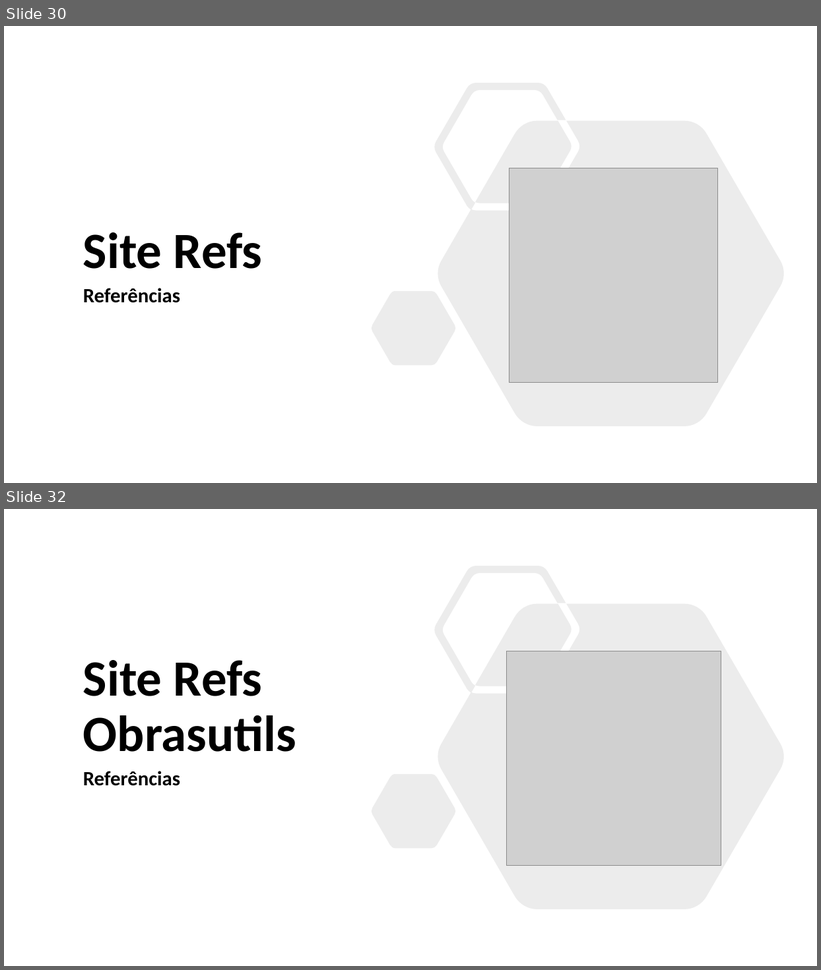
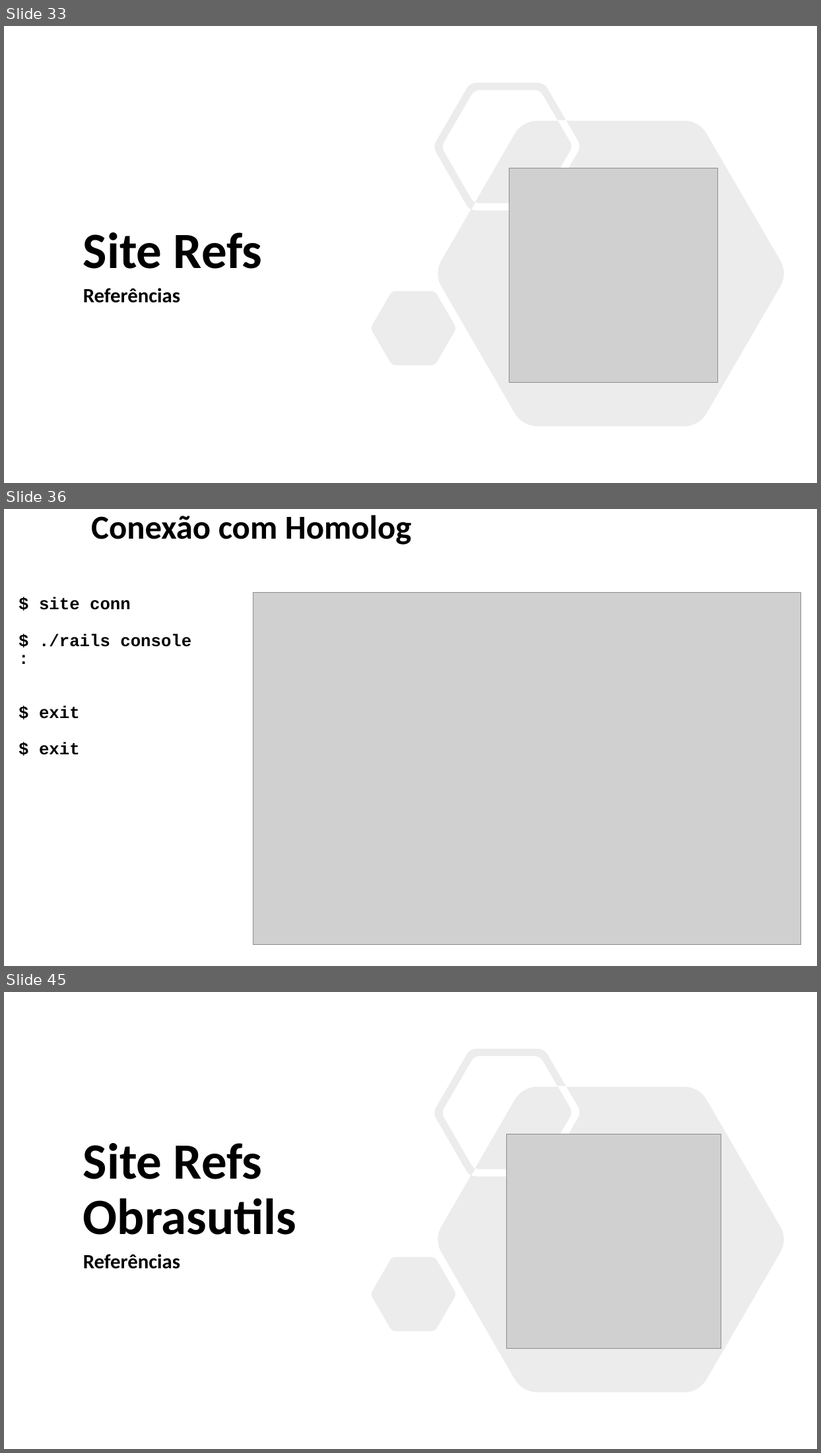
Before and after one commit to enogrob/research-obras-devtools, a slide deck: obras/obras-devtools.pptx. Shown one above the other, each under a label of ours: slides 30 and 32 before the commit, slides 33, 36 and 45 after it; the slides between them are not shown. The pictures are 821x970 and 821x1453 pixels, drawn with LibreOffice and Linux fonts; fonts in the diff are those of the drawing; grey boxes stand for pictures; background and template pictures are left out. Boxes give left, top, right and bottom in pixels: in the first picture for what was removed or moved away, otherwise in the second. Text is boxed around its words. In the diff, an @@ line names an element or a change of style, - is before the commit and + after.

```diff
--- a/obras/obras-devtools.pptx
+++ b/obras/obras-devtools.pptx
@@ slide 36 added at <box>4,509,817,966</box>, background #FFFFFF @@
@@ title added at <box>91,515,412,545</box>, 39.6 pt, text #000000, bold @@
+Conexão com Homolog
@@ text added at <box>39,597,191,755</box>, 20 pt, text #000000, bold @@
+$ site conn
+$ ./rails console
+:
+$ exit
+$ exit
@@ picture added at <box>253,592,801,945</box> @@
@@ what was slide 30 is now slide 33 @@
@@ what was slide 32 is now slide 45 @@
```
Also in this commit, not shown: 19 slides changed, 12 other slides added.
